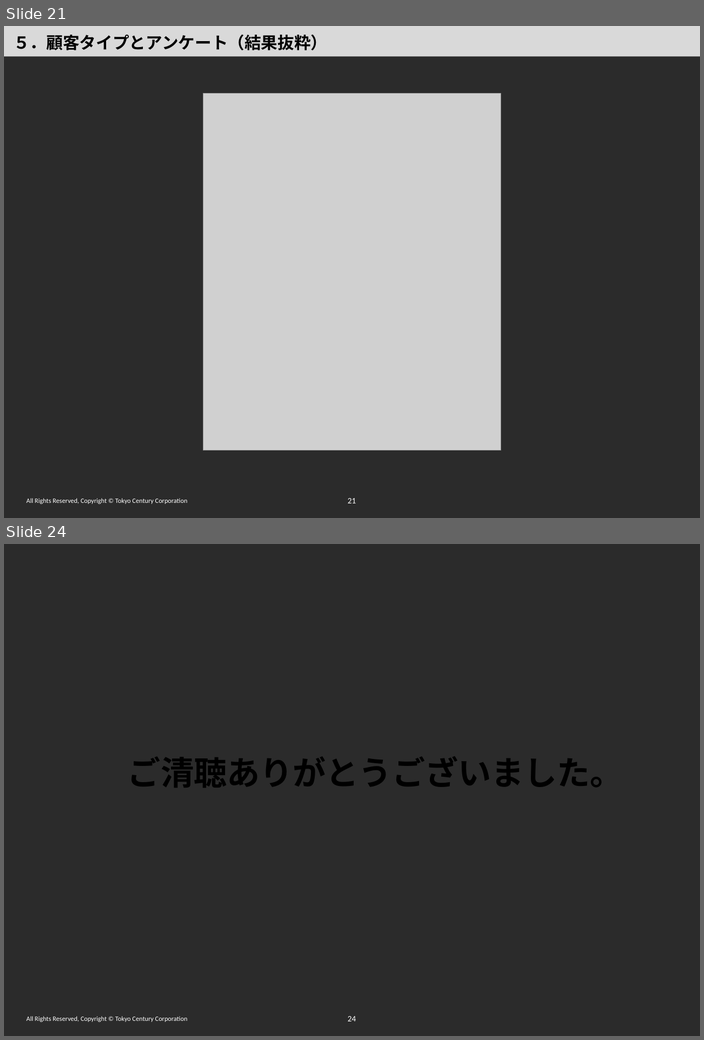
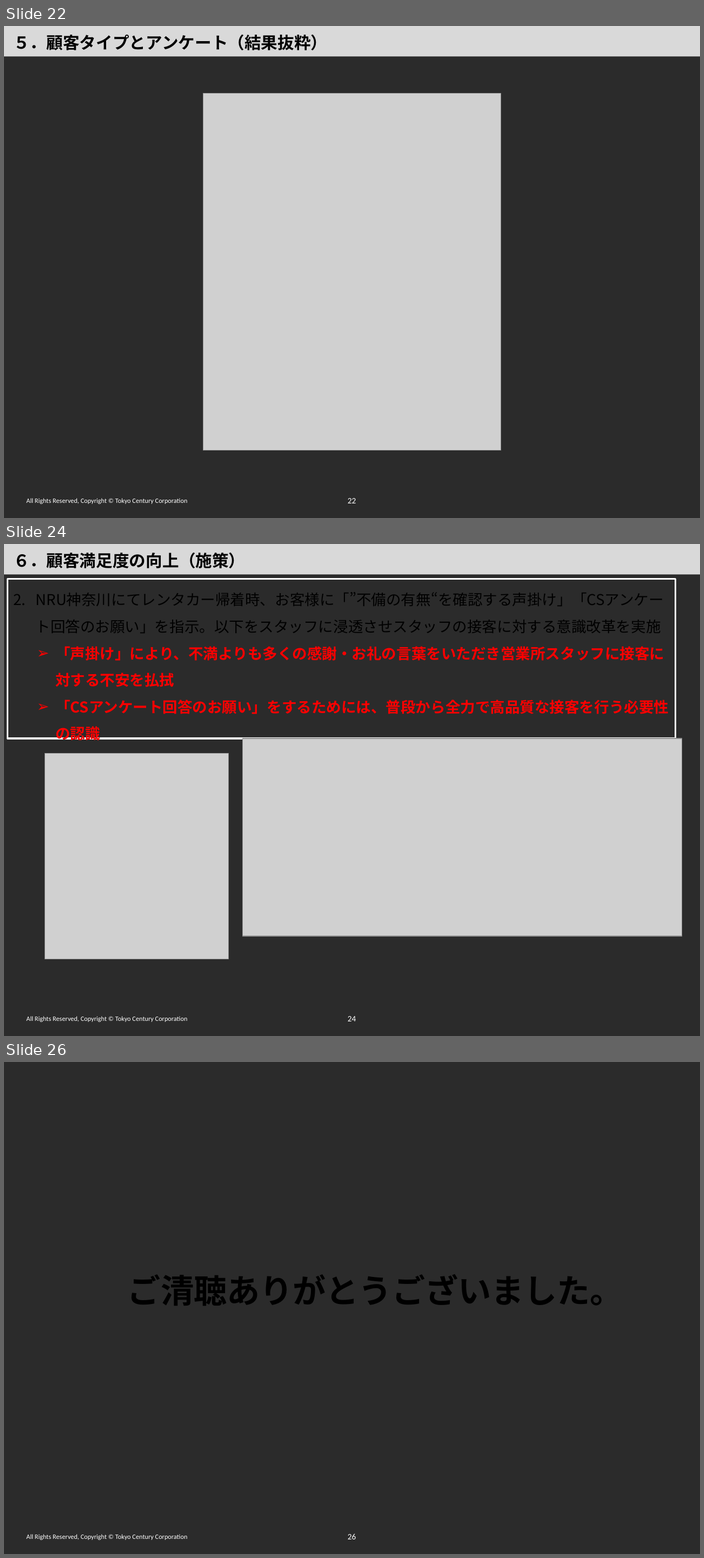
Before and after one commit to LuSTop/self, a slide deck: データ分析活用事例.pptx. Shown one above the other, each under a label of ours: slides 21 and 24 before the commit, slides 22, 24 and 26 after it; the slides between them are not shown. The pictures are 704x1040 and 704x1558 pixels, drawn with LibreOffice and Linux fonts; fonts in the diff are those of the drawing; grey boxes stand for pictures; background and template pictures are left out; a plain dark background stands for a picture behind light text. Boxes give left, top, right and bottom in pixels: in the first picture for what was removed or moved away, otherwise in the second. Text is boxed around its words. In the diff, an @@ line names an element or a change of style, - is before the commit and + after.

```diff
--- a/データ分析活用事例.pptx
+++ b/データ分析活用事例.pptx
@@ slide 24 added at box(4, 544, 700, 1036), background picture (left out); not listed: 2 template elements that a slide beside it also shows @@
@@ rectangle added at box(4, 544, 700, 574), fill #D9D9D9, 20 pt, text #000000, bold @@
+６．顧客満足度の向上（施策）
@@ rectangle added at box(8, 579, 675, 738), outline #FFFFFF 2 pt, 18 pt, text #FF0000, bold @@
+2. NRU神奈川にてレンタカー帰着時、お客様に「”不備の有無“を確認する声掛け」「CSアンケート回答のお願い」を指示。以下をスタッフに浸透させスタッフの接客に対する意識改革を実施
+➢ 「声掛け」により、不満よりも多くの感謝・お礼の言葉をいただき営業所スタッフに接客に対する不安を払拭
+➢ 「CSアンケート回答のお願い」をするためには、普段から全力で高品質な接客を行う必要性の認識
@@ picture added at box(45, 754, 228, 959) @@
@@ picture added at box(243, 738, 682, 936) @@
@@ what was slide 21 is now slide 22 @@
@@ page number at box(347, 498, 356, 503): text changed @@
-21
+22
@@ what was slide 24 is now slide 26 @@
@@ page number at box(347, 1533, 356, 1539): text changed @@
-24
+26
```
Also in this commit, not shown: 6 slides changed, 1 other slide added.
